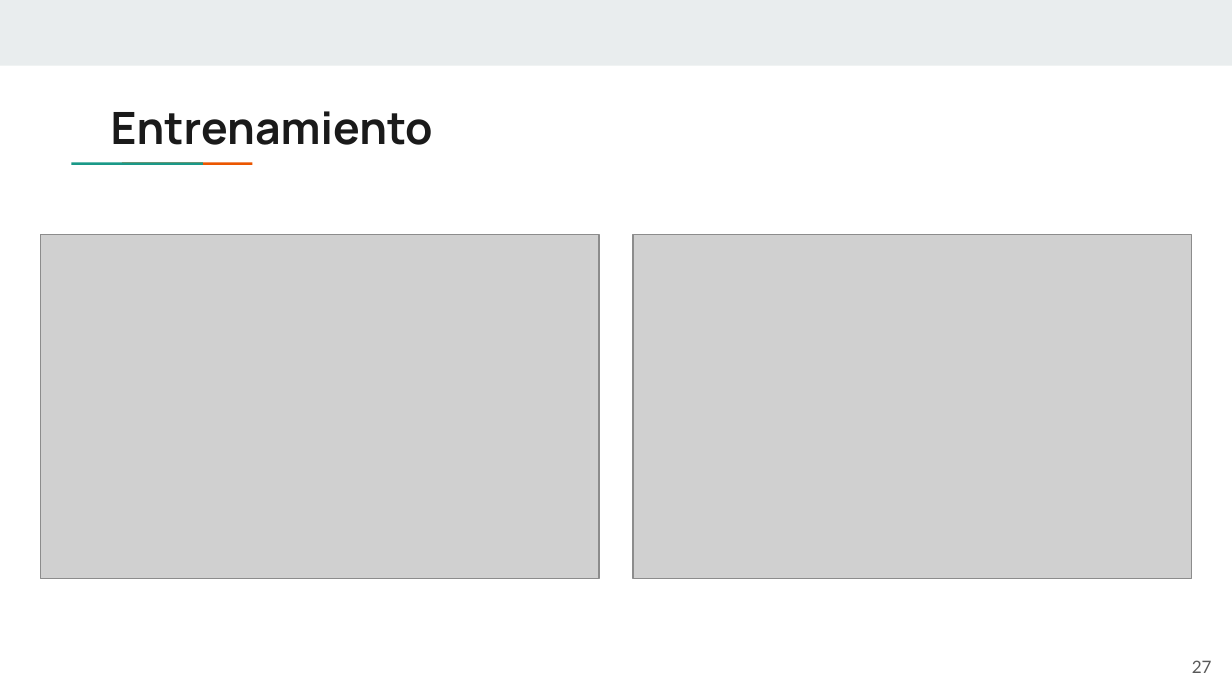
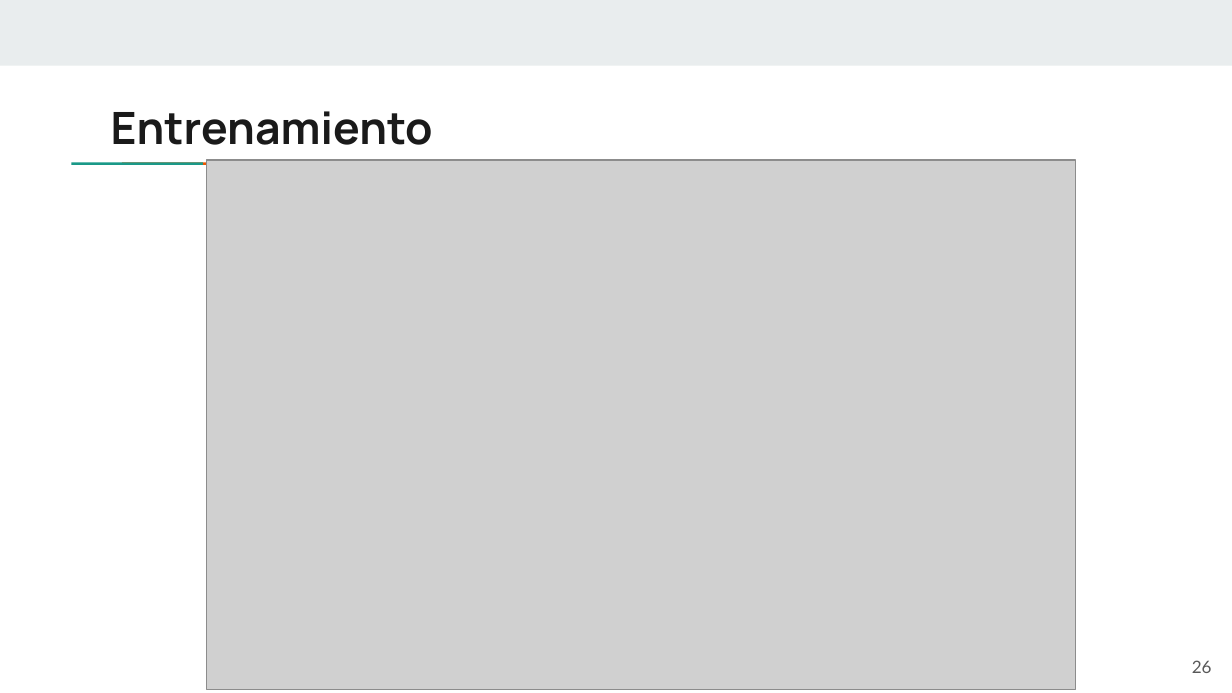
Before and after one commit to claudiaqw/head-qa-afi, a slide deck: slide 26 of defense/Defensa TFM Claudia Quintana Wong.pptx (slide 27 before the commit). Drawn at 1232x693 pixels with LibreOffice and Linux fonts; fonts in the diff are those of the drawing; grey boxes stand for pictures. Boxes give left, top, right and bottom in pixels: in the first picture for what was removed or moved away, otherwise in the second. Text is boxed around its words. In the diff, an @@ line names an element or a change of style, - is before the commit and + after.

```diff
--- a/defense/Defensa TFM Claudia Quintana Wong.pptx
+++ b/defense/Defensa TFM Claudia Quintana Wong.pptx
@@ picture added at (207, 160, 1076, 690) @@
@@ picture removed at (41, 235, 600, 579) @@
@@ picture removed at (633, 235, 1193, 579) @@
@@ page number at (1192, 660, 1212, 673): text changed @@
-27
+26
```
Also in this commit, not shown: 10 other slides changed, 7 slides added, 8 slides removed.
